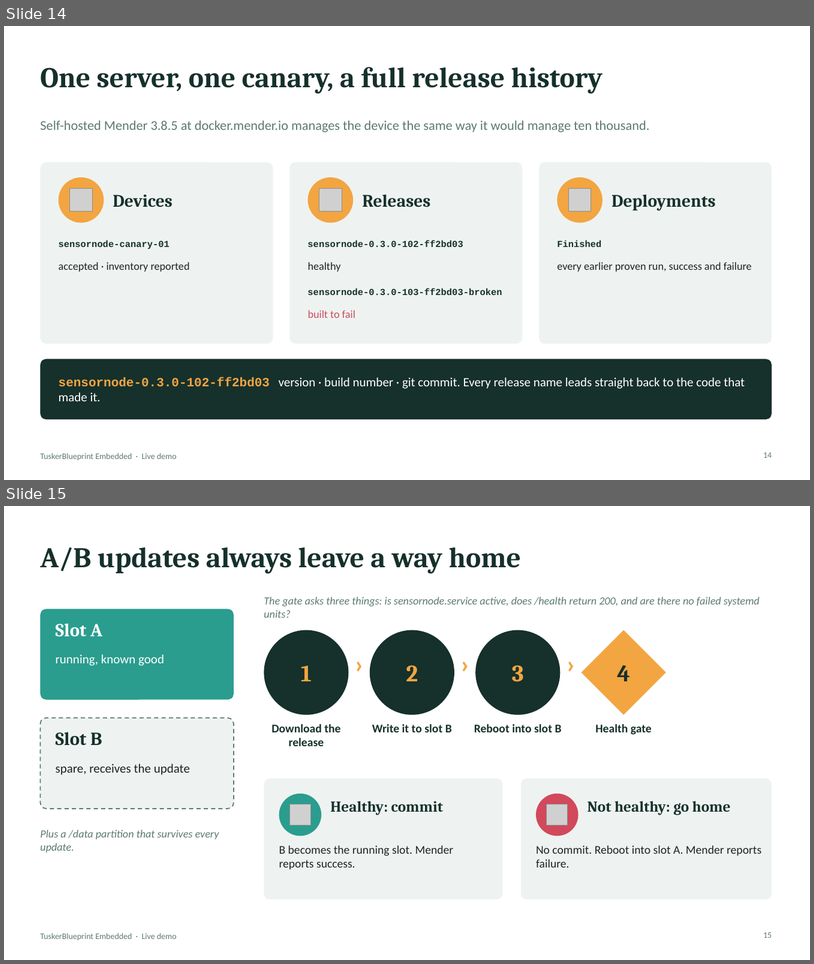
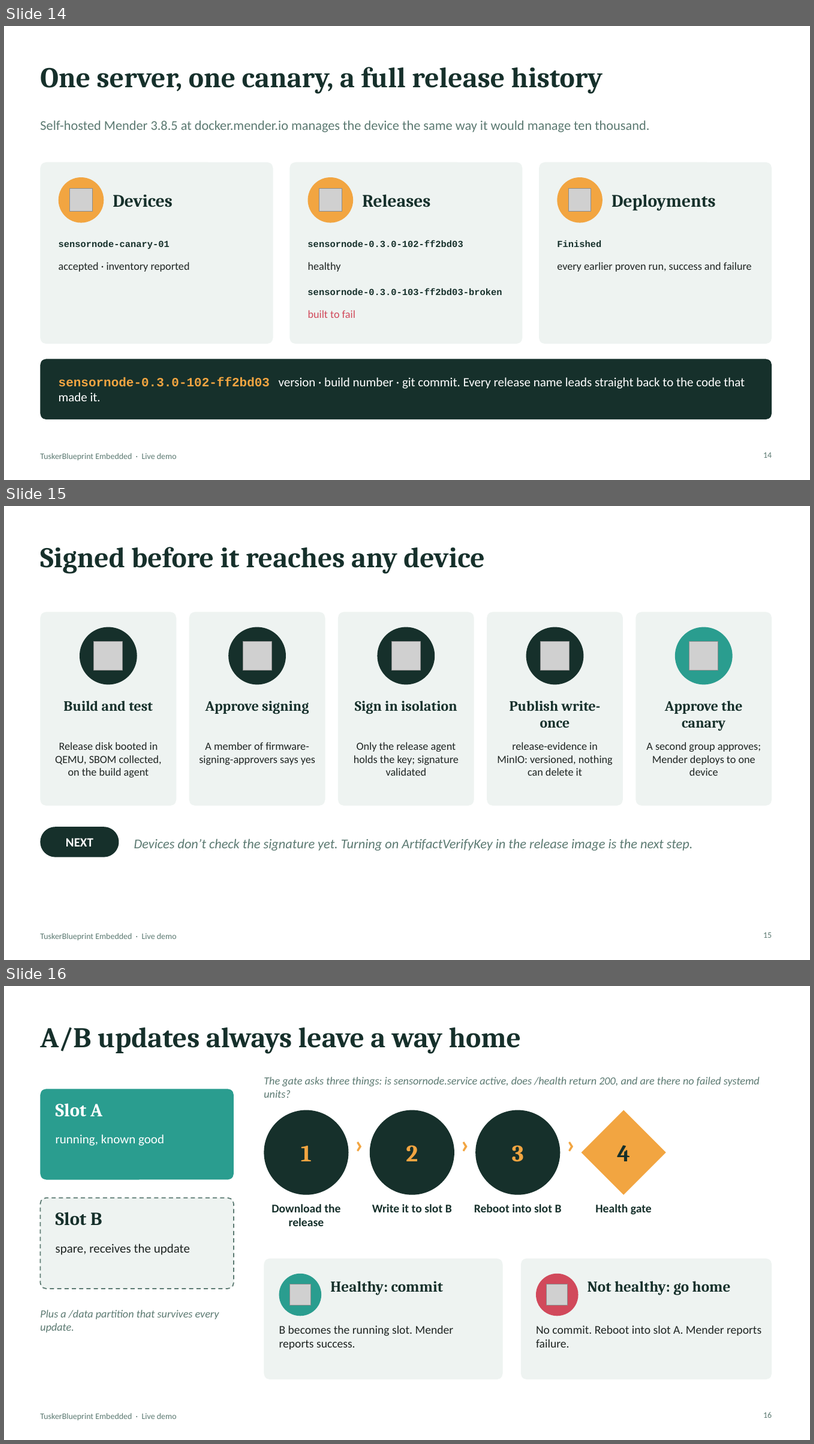
Before and after one commit to stonetusker/tuskerblueprint-embedded, a slide deck: docs/presentations/TuskerBlueprint-Embedded-Demo.pptx. Shown one above the other, each under a label of ours: slides 14 and 15 before the commit, slides 14, 15 and 16 after it. The pictures are 814x964 and 814x1444 pixels, drawn with LibreOffice and Linux fonts; fonts in the diff are those of the drawing; grey boxes stand for pictures. Boxes give left, top, right and bottom in pixels: in the first picture for what was removed or moved away, otherwise in the second. Text is boxed around its words. In the diff, an @@ line names an element or a change of style, - is before the commit and + after.

```diff
--- a/docs/presentations/TuskerBlueprint-Embedded-Demo.pptx
+++ b/docs/presentations/TuskerBlueprint-Embedded-Demo.pptx
@@ slide 15 added at box(4, 506, 810, 960), background #FFFFFF; not listed: 1 template element that a slide beside it also shows @@
@@ title added at box(40, 547, 485, 573), 34 pt, text #16302B, bold @@
+Signed before it reaches any device
@@ rounded rectangle added at box(40, 612, 176, 805), fill #EEF3F1 @@
@@ rounded rectangle added at box(189, 612, 325, 805), fill #EEF3F1 @@
@@ rounded rectangle added at box(339, 612, 474, 805), fill #EEF3F1 @@
@@ rounded rectangle added at box(488, 612, 623, 805), fill #EEF3F1 @@
@@ rounded rectangle added at box(636, 612, 772, 805), fill #EEF3F1 @@
@@ ellipse added at box(80, 627, 137, 684), fill #16302B @@
@@ ellipse added at box(228, 627, 286, 684), fill #16302B @@
@@ ellipse added at box(377, 627, 435, 684), fill #16302B @@
@@ ellipse added at box(527, 627, 584, 684), fill #16302B @@
@@ ellipse added at box(675, 627, 733, 684), fill #2A9D8F @@
@@ picture added at box(94, 642, 123, 670) @@
@@ picture added at box(243, 642, 272, 670) @@
@@ picture added at box(392, 642, 420, 670) @@
@@ picture added at box(541, 642, 570, 670) @@
@@ picture added at box(690, 642, 719, 670) @@
@@ text added at box(63, 700, 153, 711), 17 pt, text #16302B, bold @@
+Build and test
@@ text added at box(206, 700, 309, 714), 17 pt, text #16302B, bold @@
+Approve signing
@@ text added at box(355, 700, 458, 714), 17 pt, text #16302B, bold @@
+Sign in isolation
@@ text added at box(510, 700, 601, 727), 17 pt, text #16302B, bold @@
+Publish write-once
@@ text added at box(665, 700, 743, 731), 17 pt, text #16302B, bold @@
+Approve the canary
@@ text added at box(55, 742, 162, 777), 13 pt, text #1E2422 @@
+Release disk booted in QEMU, SBOM collected, on the build agent
@@ text added at box(199, 742, 315, 765), 13 pt, text #1E2422 @@
+A member of firmware-signing-approvers says yes
@@ text added at box(354, 742, 459, 775), 13 pt, text #1E2422 @@
+Only the release agent holds the key; signature validated
@@ text added at box(497, 742, 613, 775), 13 pt, text #1E2422 @@
+release-evidence in MinIO: versioned, nothing can delete it
@@ text added at box(647, 742, 761, 775), 13 pt, text #1E2422 @@
+A second group approves; Mender deploys to one device
@@ rounded rectangle added at box(40, 826, 119, 857), fill #16302B @@
@@ text added at box(66, 838, 93, 846), 15 pt, text #FFFFFF, bold @@
+NEXT
@@ text added at box(134, 838, 693, 850), 16 pt, text #5C7A72, italic @@
+Devices don’t check the signature yet. Turning on ArtifactVerifyKey in the release image is the next step.
@@ page number added at box(764, 932, 772, 937), 10 pt, text #5C7A72 @@
+15
@@ what was slide 15 is now slide 16 @@
@@ page number at box(764, 1411, 772, 1417): text changed @@
-15
+16
```
Also in this commit, not shown: 3 slides changed, 13 other files.
